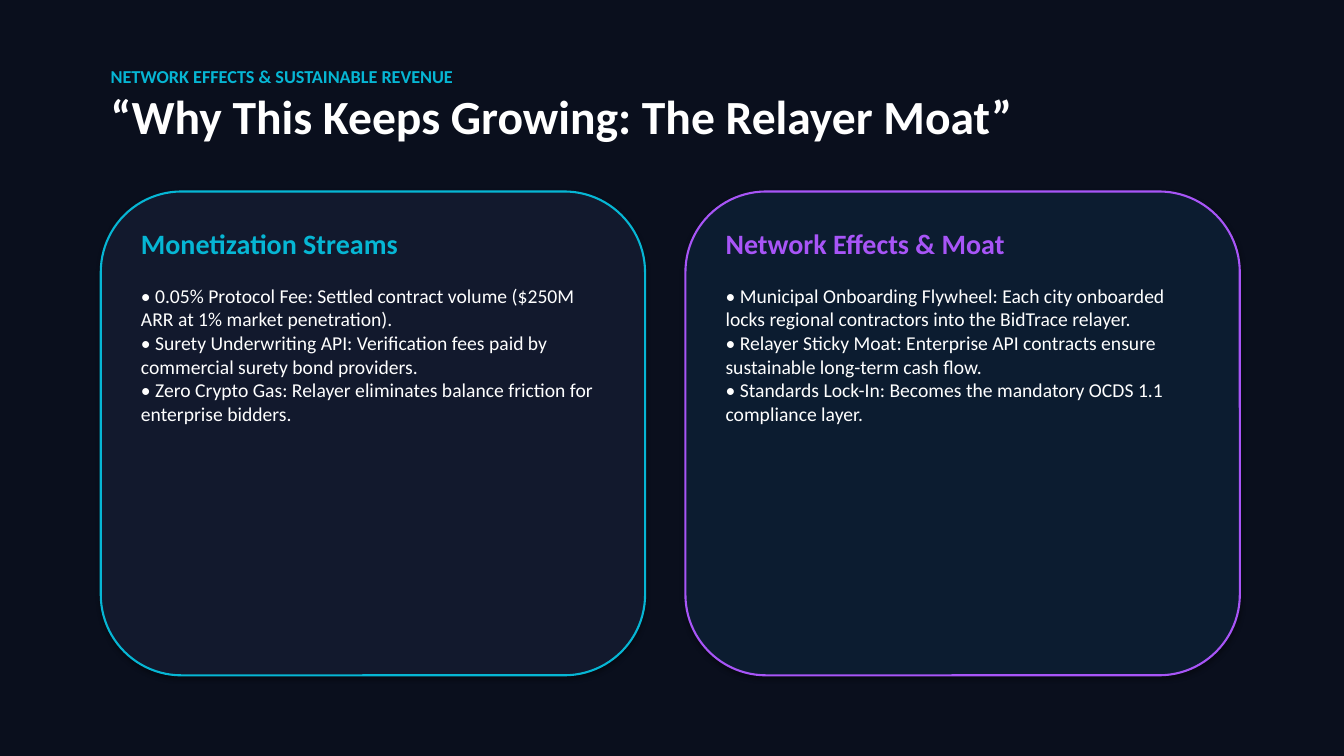
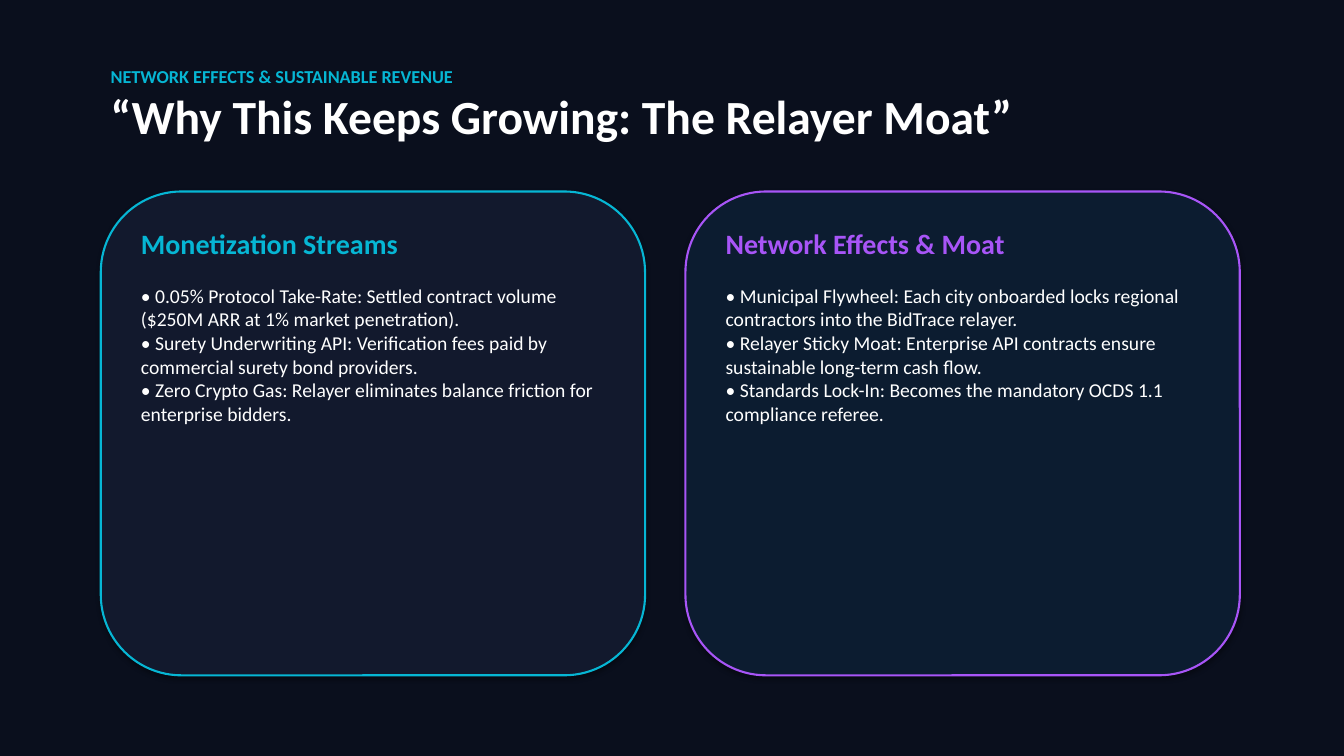
Before and after one commit to Ujjwal1396/BidTrace, a slide deck: slide 6 of BidTrace_Pitch_Deck_2Min.pptx. Drawn at 1344x756 pixels with LibreOffice and Linux fonts; fonts in the diff are those of the drawing. Boxes give left, top, right and bottom in pixels: in the first picture for what was removed or moved away, otherwise in the second. Text is boxed around its words. In the diff, an @@ line names an element or a change of style, - is before the commit and + after.

```diff
--- a/BidTrace_Pitch_Deck_2Min.pptx
+++ b/BidTrace_Pitch_Deck_2Min.pptx
@@ text at box(141, 289, 593, 424): text changed @@
-• 0.05% Protocol Fee: Settled contract volume ($250M ARR at 1% market penetration).
-• Surety Underwriting API: Verification fees paid by commercial surety bond providers.
-• Zero Crypto Gas: Relayer eliminates balance friction for enterprise bidders.
+• 0.05% Protocol Take-Rate: Settled contract volume ($250M ARR at 1% market penetration).
+• Surety Underwriting API: Verification fees paid by commercial surety bond providers.
+• Zero Crypto Gas: Relayer eliminates balance friction for enterprise bidders.
@@ text at box(726, 289, 1179, 424): text changed @@
-• Municipal Onboarding Flywheel: Each city onboarded locks regional contractors into the BidTrace relayer.
-• Relayer Sticky Moat: Enterprise API contracts ensure sustainable long-term cash flow.
-• Standards Lock-In: Becomes the mandatory OCDS 1.1 compliance layer.
+• Municipal Flywheel: Each city onboarded locks regional contractors into the BidTrace relayer.
+• Relayer Sticky Moat: Enterprise API contracts ensure sustainable long-term cash flow.
+• Standards Lock-In: Becomes the mandatory OCDS 1.1 compliance referee.
```
Also in this commit, not shown: 5 other slides changed, 4 other files.
